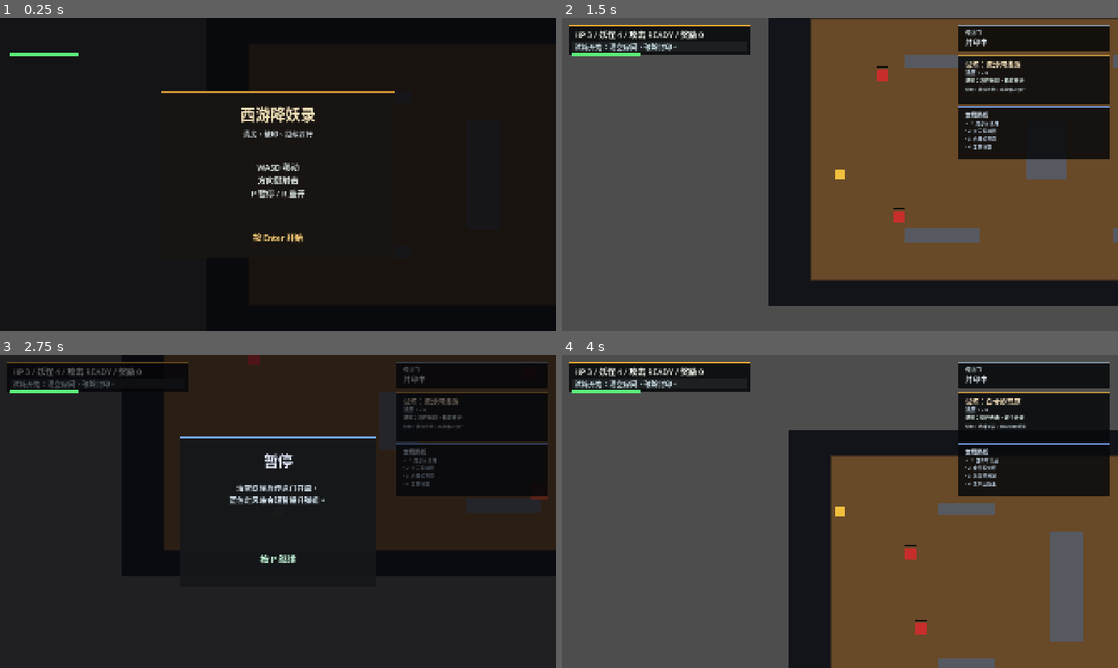
Above: before the commit, frames 1-4 (two rows, left to right).
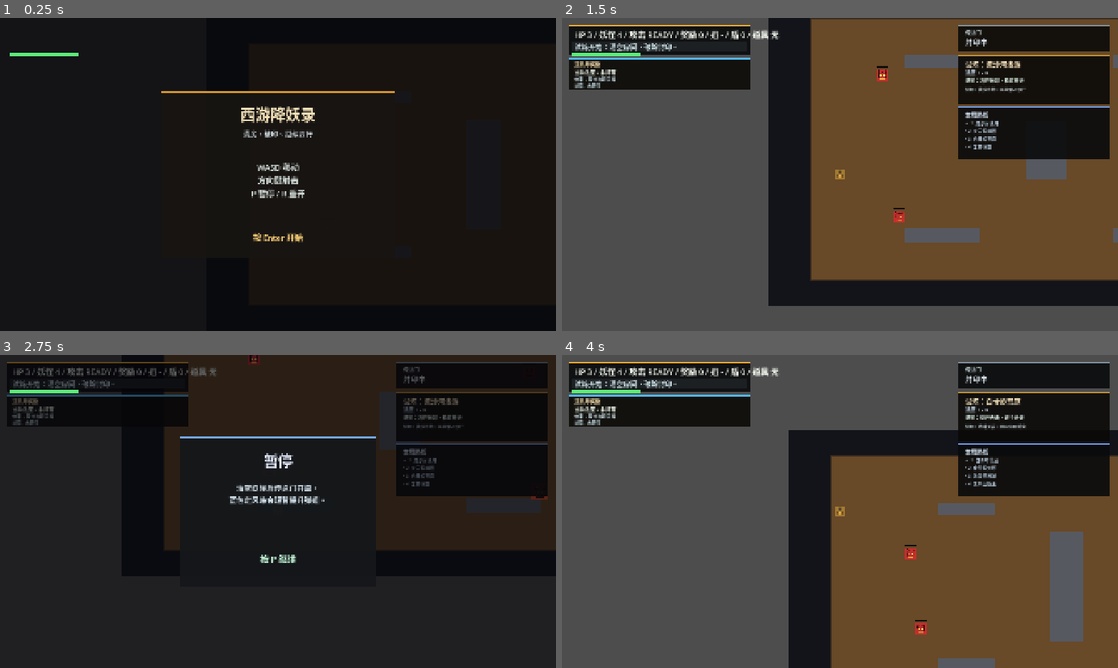
Above: after the commit, the same moments.

Repository: 1021333Liu/Game-Vibe-GoDot
Game: Godot game, scene res://scenes/main.tscn
Same seed, same stepped clock (60 frames per second), same inputs: the game is played once before the commit and once after it.
Inputs:
- Up to frame 1 (0.25 s): no input
- Up to frame 2 (1.5 s): tap Enter at 0.5, 1.35 s; hold D (move_right) 0.53-1.28 s; hold R 0.53-1.28 s; tap Space at 1.25 s; hold S (move_down) from 1.28 s (still down)
- Up to frame 3 (2.75 s): release S (move_down) at 2.03 s; hold D (move_right) from 2.03 s (still down); tap P at 2.1 s
- Up to frame 4 (4 s): release D (move_right) at 2.78 s; hold W (move_up) 2.78-3.53 s; tap R at 2.85 s; hold A (move_left) from 3.53 s (still down); tap Enter at 3.6 s

The runs differ from the first frame. In frame 2, 3.5% of the frame differs, in the area x 1-62%, y 3-65%; in frame 3, 0.9%; in frame 4, 3.5%.
Error before the commit: Cannot call method 'get_nodes_in_group' on a null value. (res://scripts/main.gd:359)

Commit message:
Add Godot SVG art and reward UI

Diff:
--- /dev/null
+++ b/assets/boss_blackwind.svg
@@ -0,0 +1,13 @@
+<svg xmlns="http://www.w3.org/2000/svg" width="128" height="128" viewBox="0 0 128 128">
+  <defs>
+    <radialGradient id="wind" cx="50%" cy="45%" r="60%">
+      <stop offset="0" stop-color="#6f4a93"/>
+      <stop offset="1" stop-color="#1c1427"/>
+    </radialGradient>
+  </defs>
+  <path d="M22 44C34 13 94 13 106 44l-17-4 22 25-26-6c8 24-50 24-42 0l-26 6 22-25z" fill="url(#wind)" stroke="#0e0a13" stroke-width="7" stroke-linejoin="round"/>
+  <circle cx="48" cy="60" r="7" fill="#ffd94d"/>
+  <circle cx="80" cy="60" r="7" fill="#ffd94d"/>
+  <path d="M45 86c12 9 26 9 38 0" fill="none" stroke="#f0b84a" stroke-width="6" stroke-linecap="round"/>
+  <path d="M24 98c18-13 62 14 80-3M30 30c20-14 48-14 68 0" fill="none" stroke="#7f6ab3" stroke-width="5" stroke-linecap="round" opacity=".75"/>
+</svg>
--- /dev/null
+++ b/assets/enemy_elite.svg
@@ -0,0 +1,8 @@
+<svg xmlns="http://www.w3.org/2000/svg" width="112" height="112" viewBox="0 0 112 112">
+  <path d="M24 36 14 12l28 14M88 36l10-24-28 14" fill="#9d2e20" stroke="#2c120c" stroke-width="5" stroke-linejoin="round"/>
+  <path d="M18 50c0-25 76-25 76 0v22c0 28-76 28-76 0z" fill="#d95a21" stroke="#2c120c" stroke-width="6"/>
+  <path d="M34 28c12-14 32-14 44 0" fill="none" stroke="#ffcc57" stroke-width="6" stroke-linecap="round"/>
+  <circle cx="42" cy="58" r="6" fill="#fff08b"/>
+  <circle cx="70" cy="58" r="6" fill="#fff08b"/>
+  <path d="M38 78c11 8 25 8 36 0" fill="none" stroke="#2c120c" stroke-width="6" stroke-linecap="round"/>
+</svg>
--- /dev/null
+++ b/assets/enemy_imp.svg
@@ -0,0 +1,8 @@
+<svg xmlns="http://www.w3.org/2000/svg" width="96" height="96" viewBox="0 0 96 96">
+  <path d="M24 28 15 10l22 10M72 28l9-18-22 10" fill="#812020" stroke="#2d1111" stroke-width="4" stroke-linejoin="round"/>
+  <path d="M20 40c0-18 56-18 56 0v20c0 20-56 20-56 0z" fill="#b9312b" stroke="#2d1111" stroke-width="5"/>
+  <circle cx="36" cy="48" r="5" fill="#ffe36e"/>
+  <circle cx="60" cy="48" r="5" fill="#ffe36e"/>
+  <path d="M35 67c8 5 18 5 26 0" fill="none" stroke="#2d1111" stroke-width="5" stroke-linecap="round"/>
+  <path d="M32 76h32" stroke="#f1a145" stroke-width="4" stroke-linecap="round"/>
+</svg>
--- /dev/null
+++ b/assets/gate_green.svg
@@ -0,0 +1,12 @@
+<svg xmlns="http://www.w3.org/2000/svg" width="96" height="96" viewBox="0 0 96 96">
+  <defs>
+    <radialGradient id="glow" cx="50%" cy="50%" r="55%">
+      <stop offset="0" stop-color="#b8ffd0"/>
+      <stop offset=".55" stop-color="#45dc75"/>
+      <stop offset="1" stop-color="#167438"/>
+    </radialGradient>
+  </defs>
+  <path d="M20 80V42c0-35 56-35 56 0v38z" fill="#1b2e22" stroke="#0b351b" stroke-width="6"/>
+  <path d="M31 78V43c0-21 34-21 34 0v35z" fill="url(#glow)"/>
+  <path d="M48 18v60M30 52h36" stroke="#d8ffe3" stroke-width="4" opacity=".75" stroke-linecap="round"/>
+</svg>
--- /dev/null
+++ b/assets/pickup_shield.svg
@@ -0,0 +1,4 @@
+<svg xmlns="http://www.w3.org/2000/svg" width="80" height="80" viewBox="0 0 80 80">
+  <path d="M40 8 66 18v20c0 17-10 29-26 36-16-7-26-19-26-36V18z" fill="#f4c64d" stroke="#5d3b0c" stroke-width="6" stroke-linejoin="round"/>
+  <path d="M40 18v42M25 36h30" stroke="#fff4ba" stroke-width="5" stroke-linecap="round"/>
+</svg>
--- /dev/null
+++ b/assets/pickup_shot.svg
@@ -0,0 +1,4 @@
+<svg xmlns="http://www.w3.org/2000/svg" width="80" height="80" viewBox="0 0 80 80">
+  <circle cx="40" cy="40" r="27" fill="#38aaf5" stroke="#123c63" stroke-width="6"/>
+  <path d="M40 13v54M21 40h38M27 27l26 26M53 27 27 53" stroke="#d9f6ff" stroke-width="5" stroke-linecap="round"/>
+</svg>
--- /dev/null
+++ b/assets/pickup_speed.svg
@@ -0,0 +1,4 @@
+<svg xmlns="http://www.w3.org/2000/svg" width="80" height="80" viewBox="0 0 80 80">
+  <path d="M18 50c8-22 28-32 48-30-10 6-15 14-14 24 1 10-9 20-24 21 4-4 6-9 5-14-4 4-9 5-15-1z" fill="#45d98a" stroke="#154f37" stroke-width="6" stroke-linejoin="round"/>
+  <path d="M20 32h20M14 44h20M10 56h22" stroke="#d8ffe7" stroke-width="5" stroke-linecap="round"/>
+</svg>
--- /dev/null
+++ b/assets/player_monk.svg
@@ -0,0 +1,14 @@
+<svg xmlns="http://www.w3.org/2000/svg" width="96" height="96" viewBox="0 0 96 96">
+  <defs>
+    <linearGradient id="robe" x1="24" y1="24" x2="72" y2="82" gradientUnits="userSpaceOnUse">
+      <stop offset="0" stop-color="#f4d56b"/>
+      <stop offset="1" stop-color="#c9822b"/>
+    </linearGradient>
+  </defs>
+  <circle cx="48" cy="24" r="14" fill="#f2c59b" stroke="#4b2f1b" stroke-width="4"/>
+  <path d="M30 45c5-10 31-10 36 0l9 34H21z" fill="url(#robe)" stroke="#4b2f1b" stroke-width="4" stroke-linejoin="round"/>
+  <path d="M35 50h26M32 62h32" stroke="#6a2519" stroke-width="4" stroke-linecap="round"/>
+  <circle cx="42" cy="24" r="2.5" fill="#2d211a"/>
+  <circle cx="54" cy="24" r="2.5" fill="#2d211a"/>
+  <path d="M40 32c4 3 12 3 16 0" fill="none" stroke="#6a2519" stroke-width="3" stroke-linecap="round"/>
+</svg>
--- a/scenes/main.tscn
+++ b/scenes/main.tscn
@@ -105,6 +105,67 @@
 theme_override_font_sizes/font_size = 24
 text = "清空房间，开启传送门"
 
+[node name="RewardPanel" type="ColorRect" parent="CanvasLayer"]
+offset_left = 24.0
+offset_top = 136.0
+offset_right = 650.0
+offset_bottom = 246.0
+color = Color(0.045, 0.04, 0.03, 0.9)
+
+[node name="RewardAccent" type="ColorRect" parent="CanvasLayer"]
+offset_left = 24.0
+offset_top = 136.0
+offset_right = 650.0
+offset_bottom = 142.0
+color = Color(0.95, 0.7, 0.26, 1)
+
+[node name="RewardTitle" type="Label" parent="CanvasLayer"]
+offset_left = 42.0
+offset_top = 146.0
+offset_right = 280.0
+offset_bottom = 174.0
+theme_override_colors/font_color = Color(0.98, 0.88, 0.68, 1)
+theme_override_font_sizes/font_size = 18
+text = "道具与奖励"
+
+[node name="RewardName" type="Label" parent="CanvasLayer"]
+offset_left = 42.0
+offset_top = 174.0
+offset_right = 632.0
+offset_bottom = 202.0
+theme_override_colors/font_color = Color(0.92, 0.95, 0.9, 1)
+theme_override_font_sizes/font_size = 18
+text = "当前加持：无"
+
+[node name="RewardEffect" type="Label" parent="CanvasLayer"]
+offset_left = 42.0
+offset_top = 198.0
+offset_right = 632.0
+offset_bottom = 226.0
+theme_override_colors/font_color = Color(0.78, 0.86, 0.88, 1)
+theme_override_font_sizes/font_size = 16
+text = "效果：等待拾取灵珠"
+
+[node name="RewardState" type="Label" parent="CanvasLayer"]
+offset_left = 42.0
+offset_top = 220.0
+offset_right = 632.0
+offset_bottom = 244.0
+theme_override_colors/font_color = Color(0.72, 0.8, 0.82, 1)
+theme_override_font_sizes/font_size = 15
+text = "状态：未获得"
+
+[node name="PickupCue" type="Label" parent="CanvasLayer"]
+visible = false
+offset_left = 560.0
+offset_top = 120.0
+offset_right = 1360.0
+offset_bottom = 154.0
+theme_override_colors/font_color = Color(0.78, 0.98, 0.86, 1)
+theme_override_font_sizes/font_size = 24
+text = "获得定风珠：攻速提升"
+horizontal_alignment = 1
+
 [node name="DoorStatusPanel" type="ColorRect" parent="CanvasLayer"]
 offset_left = 1368.0
 offset_top = 22.0
@@ -142,7 +203,7 @@
 offset_top = 128.0
 offset_right = 1890.0
 offset_bottom = 298.0
-color = Color(0.03, 0.035, 0.045, 0.86)
+color = Color(0.04, 0.035, 0.03, 0.9)
 
 [node name="RoomInfoAccent" type="ColorRect" parent="CanvasLayer"]
 offset_left = 1368.0
@@ -193,7 +254,7 @@
 offset_top = 304.0
 offset_right = 1890.0
 offset_bottom = 486.0
-color = Color(0.03, 0.035, 0.045, 0.86)
+color = Color(0.035, 0.04, 0.045, 0.9)
 
 [node name="RouteAccent" type="ColorRect" parent="CanvasLayer"]
 offset_left = 1368.0
--- a/scripts/main.gd
+++ b/scripts/main.gd
@@ -7,6 +7,8 @@
 const BASE_SHOT_COOLDOWN := 0.75
 const BOOSTED_SHOT_COOLDOWN := 0.38
 const SHOT_BOOST_DURATION := 7.0
+const SPEED_BOOST_DURATION := 7.0
+const SPEED_BOOST_MULTIPLIER := 1.3
 const ENEMY_SPEED := 130.0
 const PLAYER_SIZE := Vector2(36, 36)
 const ENEMY_SIZE := Vector2(42, 42)
@@ -18,6 +20,14 @@
 const ELITE_COLOR := Color(0.88, 0.32, 0.16)
 const LOCKED_EXIT_COLOR := Color(0.15, 0.18, 0.2)
 const OPEN_EXIT_COLOR := Color(0.28, 0.9, 0.42)
+const PLAYER_ART_PATH := "res://assets/player_monk.svg"
+const ENEMY_ART_PATH := "res://assets/enemy_imp.svg"
+const ELITE_ART_PATH := "res://assets/enemy_elite.svg"
+const BOSS_ART_PATH := "res://assets/boss_blackwind.svg"
+const GATE_ART_PATH := "res://assets/gate_green.svg"
+const PICKUP_SHOT_ART_PATH := "res://assets/pickup_shot.svg"
+const PICKUP_SPEED_ART_PATH := "res://assets/pickup_speed.svg"
+const PICKUP_SHIELD_ART_PATH := "res://assets/pickup_shield.svg"
 
 var shot_timer := 0.0
 var shot_boost_timer := 0.0
@@ -38,8 +48,12 @@
 var paused := false
 var room_reward_granted := false
 var clear_reward_stacks := 0
+var shield_charges := 0
+var last_reward_name := "无"
 var run_time := 0.0
+var pickup_cue_timer := 0.0
 var shot_meter_fill: ColorRect
+var art_textures: Dictionary = {}
 
 @onready var player: CharacterBody2D = $Player
 @onready var room_border: Node2D = $RoomBorder
@@ -67,14 +81,22 @@
 @onready var complete_overlay: ColorRect = $CanvasLayer/CompleteOverlay
 @onready var complete_summary_label: Label = $CanvasLayer/CompleteOverlay/CompletePanel/CompleteSummary
 @onready var complete_route_label: Label = $CanvasLayer/CompleteOverlay/CompletePanel/CompleteRoute
+@onready var reward_panel: ColorRect = $CanvasLayer/RewardPanel
+@onready var reward_accent: ColorRect = $CanvasLayer/RewardAccent
+@onready var reward_name_label: Label = $CanvasLayer/RewardName
+@onready var reward_effect_label: Label = $CanvasLayer/RewardEffect
+@onready var reward_state_label: Label = $CanvasLayer/RewardState
+@onready var pickup_cue_label: Label = $CanvasLayer/PickupCue
 @onready var start_overlay: ColorRect = $CanvasLayer/StartOverlay
 @onready var pause_overlay: ColorRect = $CanvasLayer/PauseOverlay
 
 func _ready() -> void:
 	randomize()
+	_load_art_textures()
 	player.room_min = ROOM_MIN
 	player.room_max = ROOM_MAX
 	player.hurt.connect(_on_player_hurt)
+	_attach_art(player.get_node("Body"), "player")
 	_draw_room_border()
 	room_pools = _build_room_pools()
 	room_templates = _build_room_route()
@@ -82,6 +104,7 @@
 	_update_route_preview()
 	_load_room(0, true)
 	_set_ui_running_state(false)
+	_update_reward_panel()
 	_update_hud()
 
 func _physics_process(delta: float) -> void:
@@ -95,6 +118,7 @@
 	shot_timer = maxf(0.0, shot_timer - delta)
 	shot_boost_timer = maxf(0.0, shot_boost_timer - delta)
 	message_timer = maxf(0.0, message_timer - delta)
+	pickup_cue_timer = maxf(0.0, pickup_cue_timer - delta)
 	_handle_shoot_input()
 	_update_bullets(delta)
 	_update_enemies(delta)
@@ -102,6 +126,7 @@
 	_check_pickup_contact()
 	_check_enemy_contact()
 	_check_door_contact()
+	_update_pickup_cue_visibility()
 	_update_hud()
 
 func _handle_shoot_input() -> void:
@@ -172,6 +197,7 @@
 	enemy.size = ENEMY_SIZE if hp == 1 else Vector2(58, 58)
 	var base_color := ENEMY_COLOR if hp == 1 else ELITE_COLOR
 	enemy.color = base_color
+	_attach_art(enemy, _get_enemy_art_key(hp))
 	var hp_back := ColorRect.new()
 	hp_back.name = "HpBack"
 	hp_back.position = Vector2(0.0, -10.0)
@@ -222,6 +248,10 @@
 	for enemy in enemies:
 		var node: ColorRect = enemy.node
 		if player_rect.intersects(Rect2(node.position, node.size)):
+			if shield_charges > 0:
+				shield_charges -= 1
+				_show_room_message("护身符触发：抵挡一次伤害", 1.1)
+				return
 			player.take_hit()
 			if not player.is_alive():
 				ended = true
@@ -245,16 +275,38 @@
 		_show_room_message("命中：妖怪被击退", 0.8)
 
 func _spawn_pickup(center_position: Vector2) -> void:
+	_spawn_reward_pickup(center_position, _roll_room_reward())
+
+func _spawn_reward_pickup(center_position: Vector2, reward_type: String) -> void:
 	var pickup := ColorRect.new()
 	pickup.size = PICKUP_SIZE
 	pickup.position = center_position - PICKUP_SIZE / 2.0
-	pickup.color = Color(0.2, 0.68, 1.0)
+	var reward_name := "定风珠"
+	var reward_color := Color(0.2, 0.68, 1.0)
+	if reward_type == "speed":
+		reward_name = "腾云符"
+		reward_color = Color(0.25, 0.88, 0.62)
+	elif reward_type == "shield":
+		reward_name = "护身符"
+		reward_color = Color(0.98, 0.84, 0.3)
+	pickup.color = reward_color
+	_attach_art(pickup, _get_pickup_art_key(reward_type))
 	pickup.add_to_group("pickup")
 	add_child(pickup)
 	pickups.append({
 		"node": pickup,
 		"life": 9.0,
+		"type": reward_type,
+		"name": reward_name,
 	})
+
+func _roll_room_reward() -> String:
+	var roll := randi() % 3
+	if roll == 0:
+		return "shot"
+	if roll == 1:
+		return "speed"
+	return "shield"
 
 func _update_pickups(delta: float) -> void:
 	for i in range(pickups.size() - 1, -1, -1):
@@ -272,9 +324,21 @@
 		var pickup := pickups[i]
 		var node: ColorRect = pickup.node
 		if player_rect.intersects(Rect2(node.position, node.size)):
-			shot_boost_timer = SHOT_BOOST_DURATION
-			shot_timer = minf(shot_timer, BOOSTED_SHOT_COOLDOWN)
-			_show_room_message("拾取定风珠：%.0f 秒内弹速提升" % SHOT_BOOST_DURATION, 1.8)
+			var reward_type := String(pickup.get("type", "shot"))
+			var reward_name := String(pickup.get("name", "定风珠"))
+			if reward_type == "speed":
+				player.apply_speed_boost(SPEED_BOOST_DURATION, SPEED_BOOST_MULTIPLIER)
+				_show_room_message("拾取%s：%.0f 秒内移速提升" % [reward_name, SPEED_BOOST_DURATION], 1.8)
+			elif reward_type == "shield":
+				shield_charges = min(shield_charges + 1, 2)
+				_show_room_message("拾取%s：护盾+1" % reward_name, 1.8)
+			else:
+				shot_boost_timer = SHOT_BOOST_DURATION
+				shot_timer = minf(shot_timer, BOOSTED_SHOT_COOLDOWN)
+				_show_room_message("拾取%s：%.0f 秒内弹速提升" % [reward_name, SHOT_BOOST_DURATION], 1.8)
+			last_reward_name = reward_name
+			_show_pickup_cue(_build_pickup_cue_text(reward_type, reward_name))
+			_update_reward_panel()
 			node.queue_free()
 			pickups.remove_at(i)
 
@@ -292,6 +356,7 @@
 	door.position = door_position
 	door.size = Vector2(56, 56)
 	door.color = OPEN_EXIT_COLOR
+	_attach_art(door, "gate")
 	doors_root.add_child(door)
 
 func _check_door_contact() -> void:
@@ -348,15 +413,21 @@
 	return -1
 
 func _bullet_hits_wall(node: ColorRect) -> bool:
+	var tree := get_tree()
+	if tree == null:
+		return false
 	var bullet_rect := Rect2(node.position, node.size)
-	for wall in get_tree().get_nodes_in_group("wall"):
+	for wall in tree.get_nodes_in_group("wall"):
 		if bullet_rect.intersects(Rect2(wall.position, wall.size)):
 			return true
 	return false
 
 func _enemy_hits_wall(node: ColorRect) -> bool:
+	var tree := get_tree()
+	if tree == null:
+		return false
 	var enemy_rect := Rect2(node.position, node.size)
-	for wall in get_tree().get_nodes_in_group("wall"):
+	for wall in tree.get_nodes_in_group("wall"):
 		if enemy_rect.intersects(Rect2(wall.position, wall.size)):
 			return true
 	return false
@@ -392,12 +463,75 @@
 		return
 	room_reward_granted = true
 	clear_reward_stacks = min(clear_reward_stacks + 1, 5)
+	last_reward_name = "气势加持"
+	_show_pickup_cue("获得气势加持：弹速提升（常驻）")
 	_show_room_message("清房奖励：气势+1（弹速提升）", 1.6)
+	_update_reward_panel()
+
+func _spawn_rest_room_reward() -> void:
+	if current_room_type != "rest":
+		return
+	if not pickups.is_empty():
+		return
+	_spawn_reward_pickup(Vector2((ROOM_MIN.x + ROOM_MAX.x) * 0.5, (ROOM_MIN.y + ROOM_MAX.y) * 0.5), _roll_room_reward())
+	_show_room_message("休整馈赠：触碰道具后再出发", 1.8)
 
 func _show_room_message(message: String, duration: float) -> void:
 	room_message = message
 	message_timer = duration
 	objective_label.text = room_message
+
+func _load_art_textures() -> void:
+	art_textures = {
+		"player": _load_svg_texture(PLAYER_ART_PATH),
+		"enemy": _load_svg_texture(ENEMY_ART_PATH),
+		"elite": _load_svg_texture(ELITE_ART_PATH),
+		"boss": _load_svg_texture(BOSS_ART_PATH),
+		"gate": _load_svg_texture(GATE_ART_PATH),
+		"pickup_shot": _load_svg_texture(PICKUP_SHOT_ART_PATH),
+		"pickup_speed": _load_svg_texture(PICKUP_SPEED_ART_PATH),
+		"pickup_shield": _load_svg_texture(PICKUP_SHIELD_ART_PATH),
+	}
+
+func _load_svg_texture(path: String) -> Texture2D:
+	var file := FileAccess.open(path, FileAccess.READ)
+	if file == null:
+		return null
+	var svg_text := file.get_as_text()
+	var image := Image.new()
+	var error := image.load_svg_from_string(svg_text)
+	if error != OK:
+		return null
+	return ImageTexture.create_from_image(image)
+
+func _attach_art(target: ColorRect, art_key: String) -> void:
+	var texture: Texture2D = art_textures.get(art_key)
+	if texture == null:
+		return
+	target.color.a = 0.42
+	var art := TextureRect.new()
+	art.name = "Art"
+	art.texture = texture
+	art.expand_mode = TextureRect.EXPAND_IGNORE_SIZE
+	art.stretch_mode = TextureRect.STRETCH_KEEP_ASPECT_CENTERED
+	art.position = Vector2.ZERO
+	art.size = target.size
+	art.mouse_filter = Control.MOUSE_FILTER_IGNORE
+	target.add_child(art)
+
+func _get_enemy_art_key(hp: int) -> String:
+	if hp >= 8:
+		return "boss"
+	if hp > 1:
+		return "elite"
+	return "enemy"
+
+func _get_pickup_art_key(reward_type: String) -> String:
+	if reward_type == "speed":
+		return "pickup_speed"
+	if reward_type == "shield":
+		return "pickup_shield"
+	return "pickup_shot"
 
 func _clear_node_children(node: Node) -> void:
 	for child in node.get_children():
@@ -625,8 +759,10 @@
 	current_room_type = String(room_config.get("type", "combat"))
 	_update_room_info_panel(room_config)
 	_update_route_preview()
+	_update_reward_panel()
 	_spawn_walls(room_config.walls)
 	_spawn_enemies(room_config.enemies)
+	_spawn_rest_room_reward()
 	player.global_position = Vector2(ROOM_MIN.x + 88.0, (ROOM_MIN.y + ROOM_MAX.y) * 0.5)
 	if room_config.enemies.is_empty():
 		_open_doors()
@@ -638,7 +774,9 @@
 	var charge_ratio := 1.0 - clampf(shot_timer / cooldown, 0.0, 1.0)
 	var charge := "READY" if shot_timer <= 0.0 else "%d%%" % roundi(charge_ratio * 100.0)
 	var boost := " / 定风珠 %.0fs" % shot_boost_timer if shot_boost_timer > 0.0 else ""
-	hud_label.text = "HP %d / 妖怪 %d / 攻击 %s%s / 奖励 %d" % [player.health, enemies.size(), charge, boost, clear_reward_stacks]
+	var speed_time := _get_player_speed_boost_time()
+	var speed_status := "%.0fs" % speed_time if speed_time > 0.0 else "-"
+	hud_label.text = "HP %d / 妖怪 %d / 攻击 %s%s / 奖励 %d / 迅 %s / 盾 %d / 道具 %s" % [player.health, enemies.size(), charge, boost, clear_reward_stacks, speed_status, shield_charges, last_reward_name]
 	if shot_meter_fill != null:
 		shot_meter_fill.size.x = 240.0 * charge_ratio
 		shot_meter_fill.color = Color(0.36, 0.92, 0.48) if shot_timer <= 0.0 else Color(1.0, 0.76, 0.25)
@@ -694,14 +832,24 @@
 	route_accent.visible = running
 	$CanvasLayer/RouteTitle.visible = running
 	route_preview_label.visible = running
+	reward_panel.visible = running
+	reward_accent.visible = running
+	$CanvasLayer/RewardTitle.visible = running
+	reward_name_label.visible = running
+	reward_effect_label.visible = running
+	reward_state_label.visible = running
+	pickup_cue_label.visible = running and pickup_cue_timer > 0.0
 	$ExitHint.visible = running
 
 func _start_run() -> void:
 	started = true
 	paused = false
 	run_time = 0.0
+	pickup_cue_timer = 0.0
+	pickup_cue_label.visible = false
 	complete_overlay.visible = false
 	_update_route_preview()
+	_update_reward_panel()
 	_set_ui_running_state(true)
 	_set_paused_state(false)
 	_show_room_message("试炼开始：清空房间，破除封印。", 1.6)
@@ -743,9 +891,48 @@
 func _update_route_preview() -> void:
 	var lines := _get_route_lines()
 	route_preview_label.text = "\n".join(lines)
+	_update_reward_panel()
 
 func _show_complete_overlay() -> void:
 	complete_overlay.visible = true
 	var total_rooms := room_templates.size()
 	complete_summary_label.text = "总计 %d 房 / 用时 %s / 剩余生命 %d" % [total_rooms, _format_run_time(run_time), player.health]
 	complete_route_label.text = "路线：\n%s" % "\n".join(_get_route_lines())
+
+func _build_pickup_cue_text(reward_type: String, reward_name: String) -> String:
+	if reward_type == "speed":
+		return "获得%s：移速提升（临时）" % reward_name
+	if reward_type == "shield":
+		return "获得%s：护盾层数 +1" % reward_name
+	return "获得%s：弹速提升（临时）" % reward_name
+
+func _show_pickup_cue(text_value: String) -> void:
+	pickup_cue_label.text = text_value
+	pickup_cue_timer = 1.5
+	pickup_cue_label.visible = true
+
+func _update_pickup_cue_visibility() -> void:
+	pickup_cue_label.visible = pickup_cue_timer > 0.0 and started and not paused
+
+func _update_reward_panel() -> void:
+	var reward_name := last_reward_name
+	if reward_name == "" or reward_name == "无":
+		reward_name_label.text = "当前法宝：未持有"
+		reward_effect_label.text = "效果：等待拾取灵珠"
+		reward_state_label.text = "状态：未获得"
+		reward_accent.color = Color(0.32, 0.72, 0.92, 1)
+		return
+
+	var shot_state := "临时" if shot_boost_timer > 0.0 else "未激活"
+	var speed_time := _get_player_speed_boost_time()
+	var speed_state := "临时" if speed_time > 0.0 else "未激活"
+	var shield_state := "可抵伤 %d 次" % shield_charges if shield_charges > 0 else "未持有"
+	reward_name_label.text = "当前法宝：%s" % reward_name
+	reward_effect_label.text = "效果：气势层数 %d / 定风珠 %.0fs / 腾云符 %.0fs" % [clear_reward_stacks, shot_boost_timer, speed_time]
+	reward_state_label.text = "状态：定风珠%s / 腾云符%s / 护身符%s" % [shot_state, speed_state, shield_state]
+	reward_accent.color = Color(0.34, 0.84, 0.48, 1) if clear_reward_stacks > 0 else Color(0.32, 0.72, 0.92, 1)
+
+func _get_player_speed_boost_time() -> float:
+	if player != null and player.has_method("get_speed_boost_time"):
+		return float(player.call("get_speed_boost_time"))
+	return 0.0
Not shown, added: assets/boss_blackwind.svg.import
Not shown, added: assets/enemy_elite.svg.import
Not shown, added: assets/enemy_imp.svg.import
Not shown, added: assets/gate_green.svg.import
Not shown, added: assets/pickup_shield.svg.import
Not shown, added: assets/pickup_shot.svg.import
Not shown, added: assets/pickup_speed.svg.import
Not shown, added: assets/player_monk.svg.import
Not shown, added: scripts/main.gd.uid
Not shown, changed: README.md
